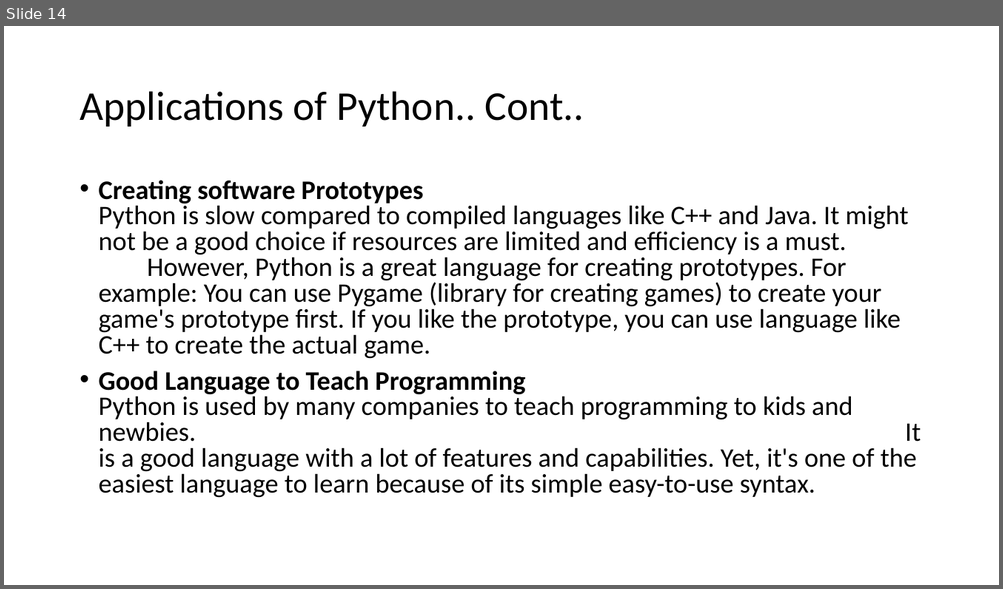
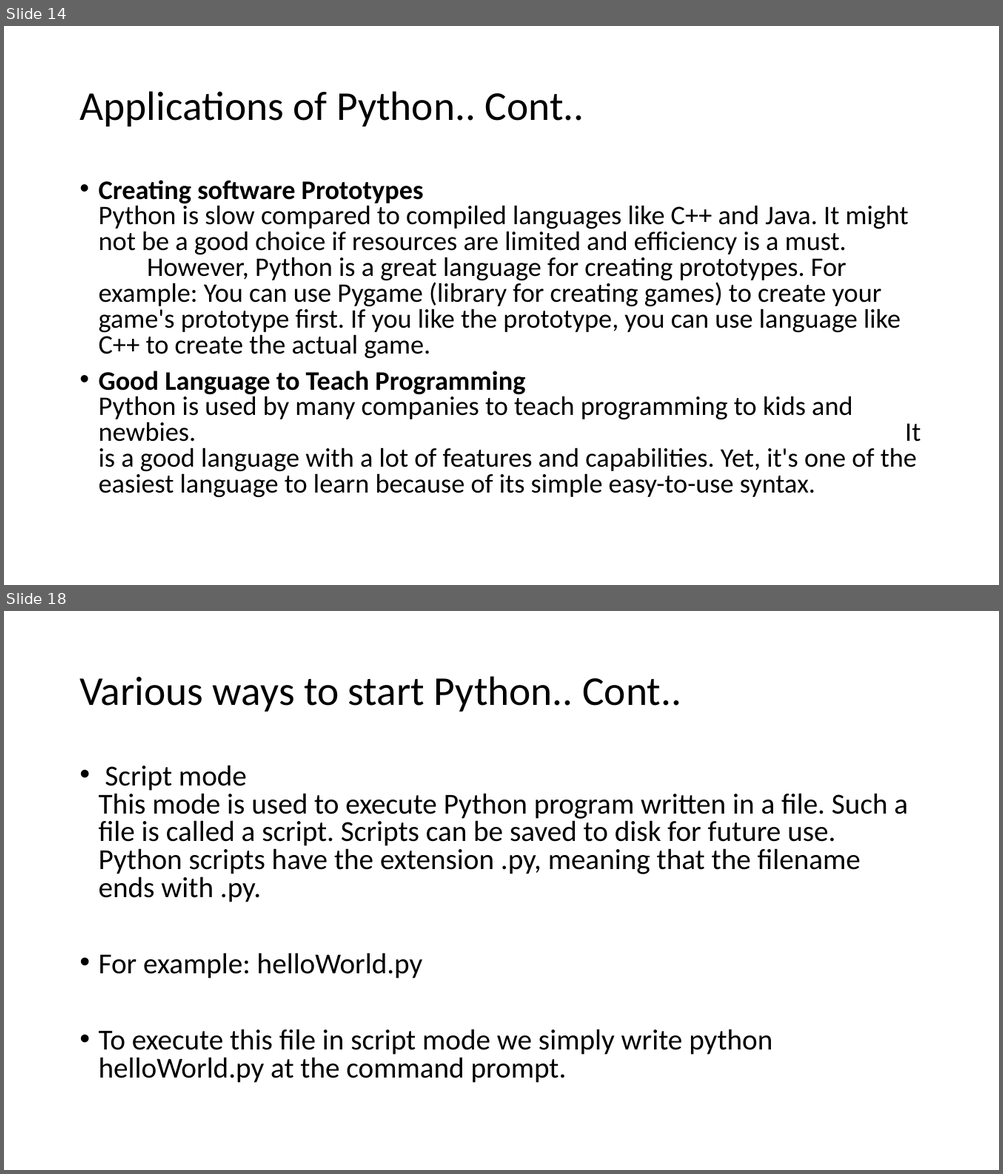
Before and after one commit to sumitshankar1126/Python-Introduction-, a slide deck: IntroductionOfPython.pptx. Shown one above the other, each under a label of ours: slide 14 before the commit, slides 14 and 18 after it; the slides between them are not shown. The pictures are 1003x589 and 1003x1174 pixels, drawn with LibreOffice and Linux fonts; fonts in the diff are those of the drawing. Boxes give left, top, right and bottom in pixels: in the first picture for what was removed or moved away, otherwise in the second. Text is boxed around its words. In the diff, an @@ line names an element or a change of style, - is before the commit and + after.

```diff
--- a/IntroductionOfPython.pptx
+++ b/IntroductionOfPython.pptx
@@ slide 18 added at bbox=[4, 611, 999, 1170], background #FFFFFF @@
@@ title added at bbox=[79, 676, 681, 712], 39.6 pt, text #000000 @@
+Various ways to start Python.. Cont..
@@ text added at bbox=[99, 765, 908, 1083], 28 pt, text #000000 @@
+• Script mode This mode is used to execute Python program written in a file. Such a file is called a script. Scripts can be saved to disk for future use. Python scripts have the extension .py, meaning that the filename ends with .py.
+• For example: helloWorld.py
+• To execute this file in script mode we simply write python helloWorld.py at the command prompt.
```
Also in this commit, not shown: 6 other slides added.
